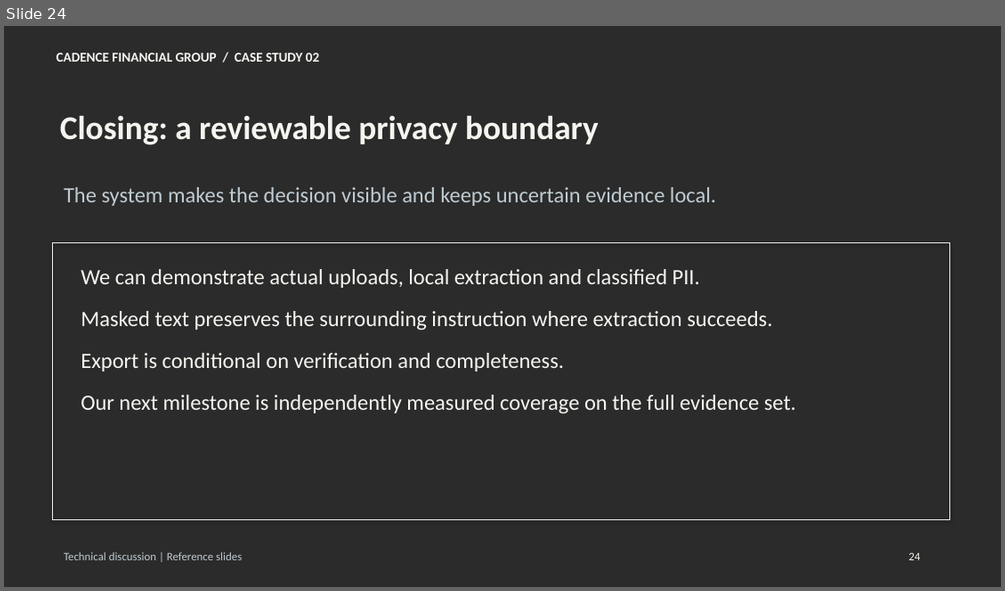
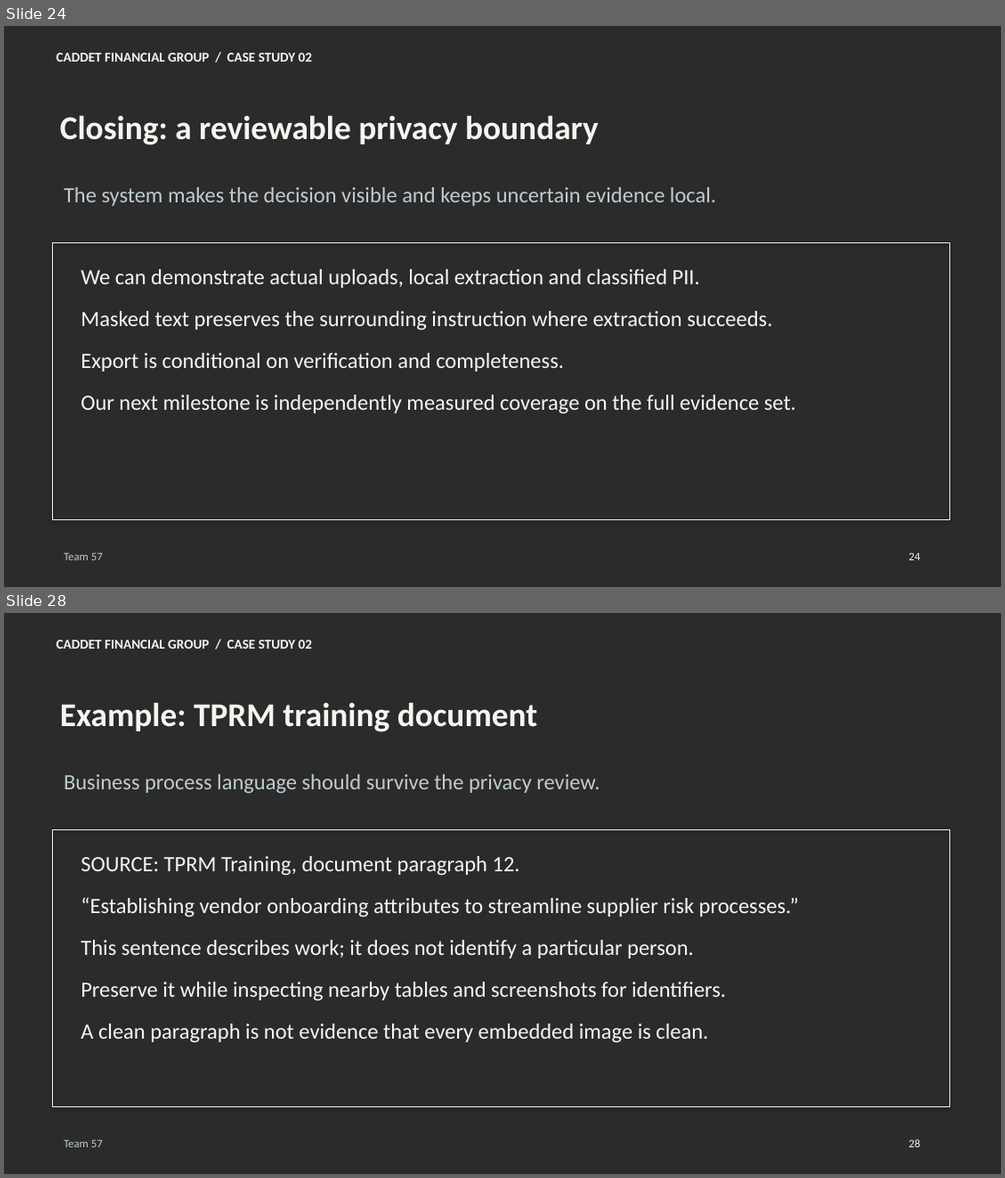
Before and after one commit to architnigam/Cadence_Detection, a slide deck: presentation/Cadence_Interview_Presentation.pptx. Shown one above the other, each under a label of ours: slide 24 before the commit, slides 24 and 28 after it; the slides between them are not shown. The pictures are 1005x591 and 1005x1178 pixels, drawn with LibreOffice and Linux fonts; fonts in the diff are those of the drawing; background and template pictures are left out; a plain dark background stands for a picture behind light text. Boxes give left, top, right and bottom in pixels: in the first picture for what was removed or moved away, otherwise in the second. Text is boxed around its words. In the diff, an @@ line names an element or a change of style, - is before the commit and + after.

```diff
--- a/presentation/Cadence_Interview_Presentation.pptx
+++ b/presentation/Cadence_Interview_Presentation.pptx
@@ slide 28 added at (x1=4, y1=613, x2=1001, y2=1174), background picture (left out) @@
@@ text added at (x1=57, y1=640, x2=312, y2=649), 13 pt, text #F5F5F0, bold @@
+CADDET FINANCIAL GROUP / CASE STUDY 02
@@ text added at (x1=60, y1=702, x2=538, y2=732), 32 pt, text #F5F5F0, bold @@
+Example: TPRM training document
@@ text added at (x1=64, y1=774, x2=599, y2=793), 21 pt, text #BFCBD2 @@
+Business process language should survive the privacy review.
@@ rectangle added at (x1=53, y1=830, x2=950, y2=1107), outline #F0F0EB 1 pt @@
@@ text added at (x1=81, y1=856, x2=799, y2=1042), 21 pt, text #F5F5F0 @@
+SOURCE: TPRM Training, document paragraph 12.
+“Establishing vendor onboarding attributes to streamline supplier risk processes.”
+This sentence describes work; it does not identify a particular person.
+Preserve it while inspecting nearby tables and screenshots for identifiers.
+A clean paragraph is not evidence that every embedded image is clean.
@@ text added at (x1=64, y1=1140, x2=103, y2=1147), 11 pt, text #BFCBD2 @@
+Team 57
@@ text added at (x1=908, y1=1139, x2=920, y2=1147), 11 pt, text #F5F5F0 @@
+28
@@ slide 24 changed as well @@
@@ text at (x1=57, y1=53, x2=312, y2=62): text changed @@
-CADENCE FINANCIAL GROUP / CASE STUDY 02
+CADDET FINANCIAL GROUP / CASE STUDY 02
@@ text at (x1=64, y1=553, x2=103, y2=560): text changed @@
-Technical discussion | Reference slides
+Team 57
```
Also in this commit, not shown: 23 other slides changed, 5 other slides added, 6 other files.
